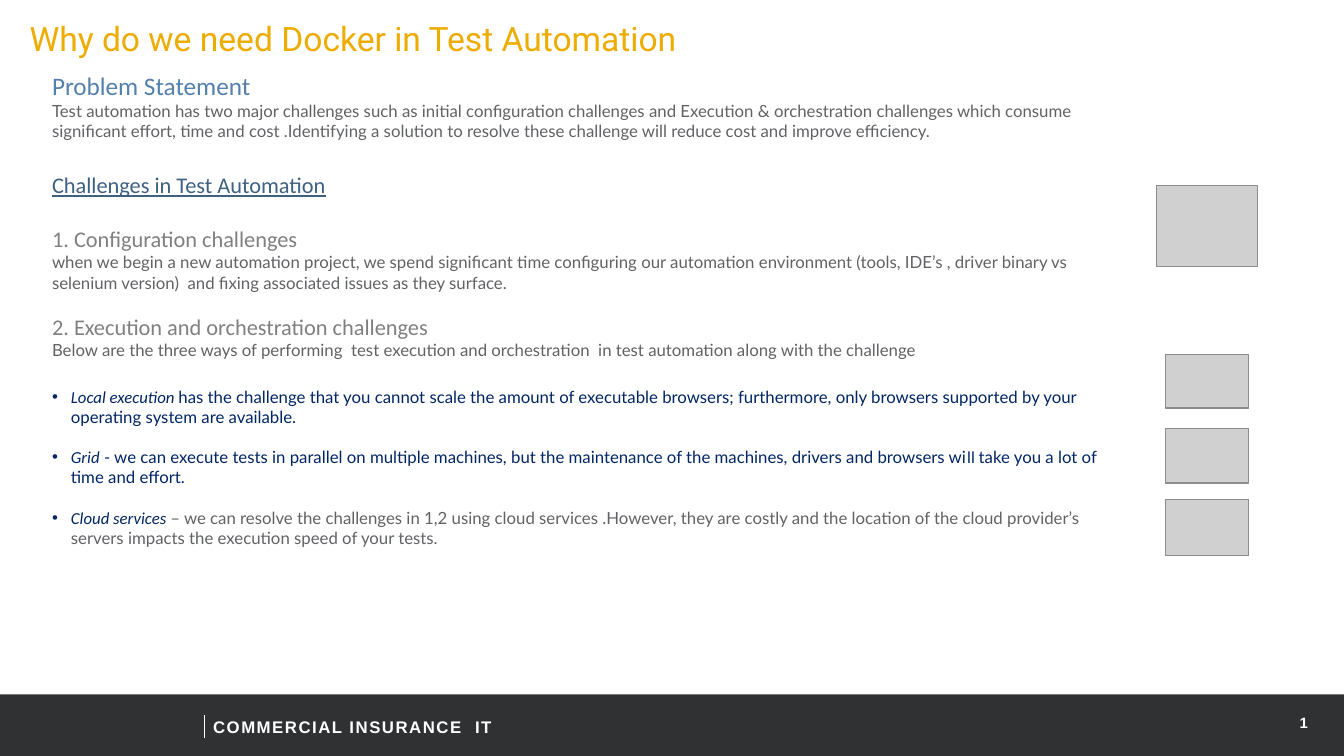
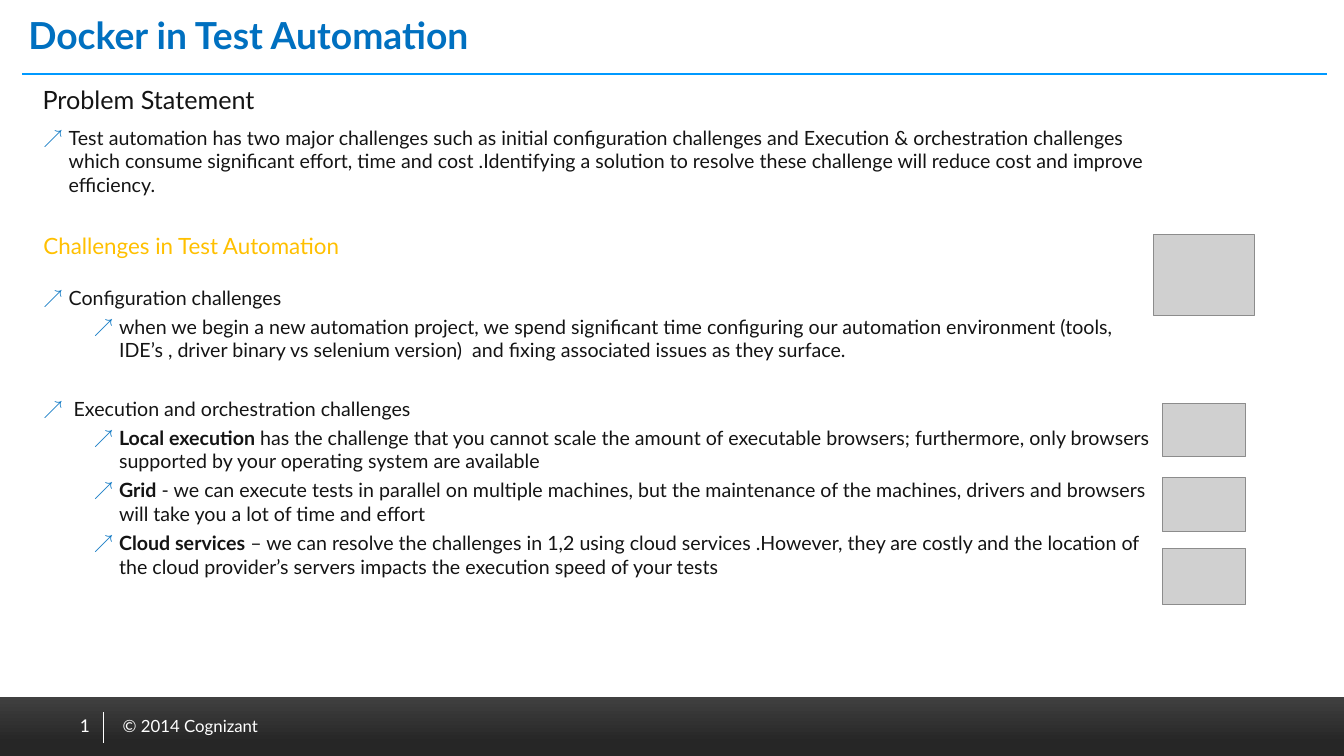
Before and after one commit to gsmanivel/docker-selpoc, a slide deck: slide 1 of Docker_poc.pptx. Drawn at 1344x756 pixels with LibreOffice and Linux fonts; fonts in the diff are those of the drawing; grey boxes stand for pictures; background and template pictures are left out. Boxes give left, top, right and bottom in pixels: in the first picture for what was removed or moved away, otherwise in the second. Text is boxed around its words. In the diff, an @@ line names an element or a change of style, - is before the commit and + after.

Commit message:
docker ppt

```diff
--- a/Docker_poc.pptx
+++ b/Docker_poc.pptx
@@ title at (28, 21, 469, 50): text changed; size 24 to 26.7 pt; font Roboto to Lato; text colour #ECAC00 to #0070C0; bold on @@
-Why do we need Docker in Test Automation
+Docker in Test Automation
@@ line moved from (0, 35) - (1344, 35) to (22, 74) - (1328, 74) @@
@@ line (22, 74) - (1328, 74): stroke #FFFFFF 0.5 pt to #008000 1.5 pt @@
@@ text at (52, 77, 250, 95): paragraph removed @@
-Problem Statement
@@ text added at (43, 90, 255, 110), 18 pt, text #141414 @@
+Problem Statement
@@ text "Test automation has two major ...": place and size @@
-text "Test automation has two major ..." at (52, 77, 1097, 547)
+text "Test automation has two major ..." at (43, 130, 1150, 578)
@@ text at (43, 130, 1143, 361): size 12 to 14 pt, text colour #616265 to #141414 in "Test automation has two major challenges such ...", "when we begin a new automation project, ..."; font Calibri to Lato, text colour #3E6181 to #FFC000, underline off in "Challenges in Test Automation"; bullet none to ↗; more space between paragraphs; list level 1 to 2 in "when we begin a new ..." @@
@@ picture removed at (1156, 187, 1257, 267) @@
@@ picture added at (1154, 235, 1255, 316) @@
@@ text at (69, 290, 282, 309): text changed; size 16 to 14 pt; font Calibri to Lato; text colour #808080 to #141414 @@
-1. Configuration challenges
+↗ Configuration challenges
@@ picture removed at (1166, 354, 1249, 408) @@
@@ text at (74, 401, 1150, 578): text changed; size 12 to 14 pt; text colour #002663 to #141414 @@
-2. Execution and orchestration challenges
-Below are the three ways of performing test execution and orchestration in test automation along with the challenge
-• Local execution has the challenge that you cannot scale the amount of executable browsers; furthermore, only browsers supported by your operating system are available.
-• Grid - we can execute tests in parallel on multiple machines, but the maintenance of the machines, drivers and browsers will take you a lot of time and effort.
-• Cloud services – we can resolve the challenges in 1,2 using cloud services .However, they are costly and the location of the cloud provider’s servers impacts the execution speed of your tests.
+↗ Execution and orchestration challenges
+  ↗ Local execution has the challenge that you cannot scale the amount of executable browsers; furthermore, only browsers supported by your operating system are available
+  ↗ Grid - we can execute tests in parallel on multiple machines, but the maintenance of the machines, drivers and browsers will take you a lot of time and effort
+  ↗ Cloud services – we can resolve the challenges in 1,2 using cloud services .However, they are costly and the location of the cloud provider’s servers impacts the execution speed of your tests
@@ picture added at (1163, 403, 1246, 458) @@
@@ picture removed at (1166, 430, 1249, 484) @@
@@ picture added at (1163, 478, 1246, 532) @@
@@ picture removed at (1166, 499, 1249, 556) @@
@@ picture added at (1163, 548, 1246, 605) @@
@@ rectangle at (0, 697, 1344, 756): fill #303133 to gradient #262626 to #404040 @@
@@ page number added at (80, 719, 90, 732), 14 pt, text #FFFFFF @@
+1
@@ line moved from (205, 715) - (205, 738) to (103, 713) - (103, 743) @@
@@ page number removed at (1300, 717, 1308, 728) @@
-1
@@ rectangle removed at (0, 720, 1344, 756) @@
@@ text added at (141, 720, 258, 735), 12 pt, text #FFFFFF @@
+© 2014 Cognizant
@@ text removed at (143, 734, 209, 738) @@
-Liberty Mutual Insurance
@@ text removed at (213, 721, 491, 733) @@
-COMMERCIAL INSURANCE IT
```
Also in this commit, not shown: 3 other slides changed, 1 slide added, 1 slide removed.
